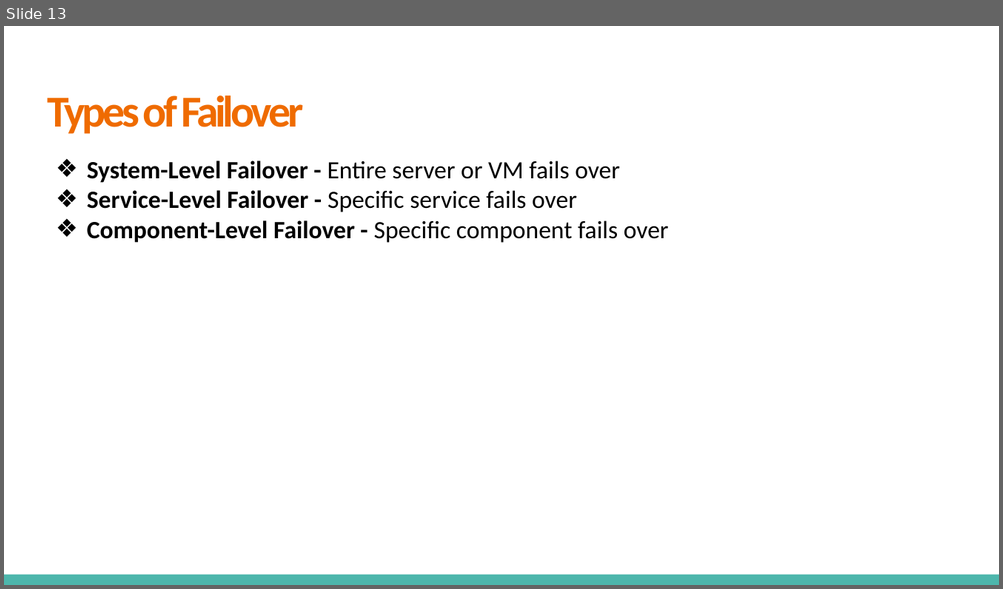
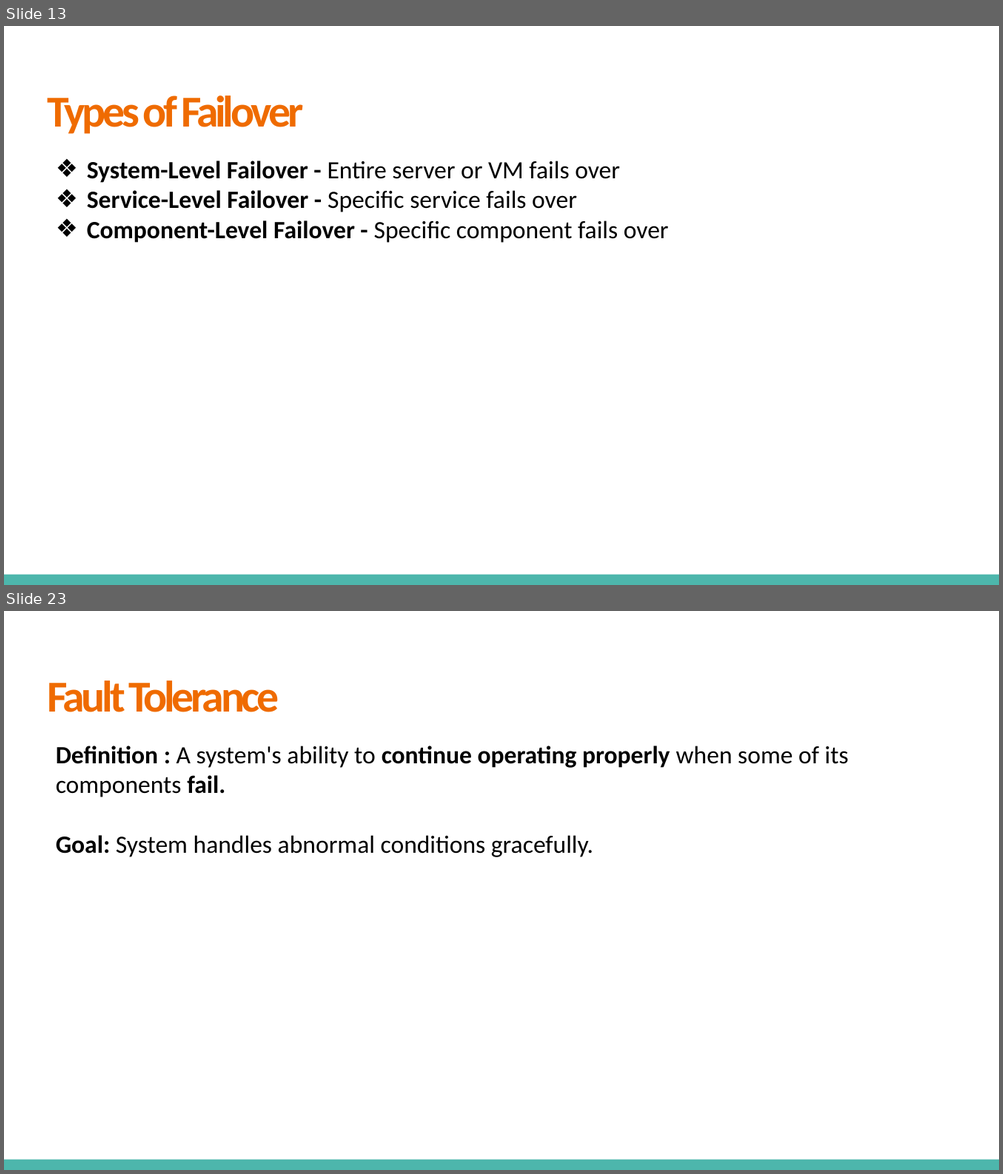
Before and after one commit to VikashChauhan51/system-design, a slide deck: High Level System Design/Fundamentals/2. Attributes of Distributed Systems/Attributes of Distributed Systems.pptx. Shown one above the other, each under a label of ours: slide 13 before the commit, slides 13 and 23 after it; the slides between them are not shown. The pictures are 1003x589 and 1003x1174 pixels, drawn with LibreOffice and Linux fonts; fonts in the diff are those of the drawing. Boxes give left, top, right and bottom in pixels: in the first picture for what was removed or moved away, otherwise in the second. Text is boxed around its words. In the diff, an @@ line names an element or a change of style, - is before the commit and + after.

Commit message:
Distributed System Theorems and  Data Structures

```diff
--- a/High Level System Design/Fundamentals/2. Attributes of Distributed Systems/Attributes of Distributed Systems.pptx
+++ b/High Level System Design/Fundamentals/2. Attributes of Distributed Systems/Attributes of Distributed Systems.pptx
@@ slide 23 added at [4,611,999,1170], background #FFFFFF; not listed: 1 template element that a slide beside it also shows @@
@@ title added at [47,681,279,712], 32 pt, text #EF6B00, bold @@
+Fault Tolerance
@@ text added at [56,746,848,857], 18 pt, text #000000 @@
+Definition : A system's ability to continue operating properly when some of its components fail.
+Goal: System handles abnormal conditions gracefully.
```
Also in this commit, not shown: 2 slides changed, 18 other slides added, 2 other files.
